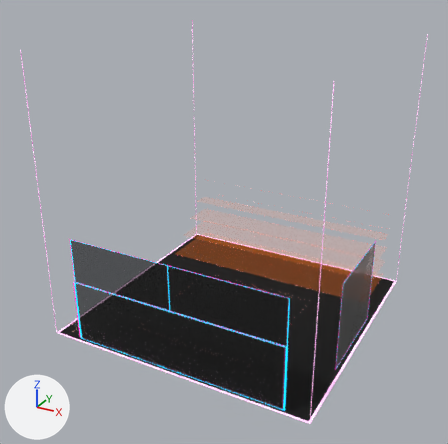
One commit to the glTF model client/models/QUIZZONE.glb: the scene before it, then after it.
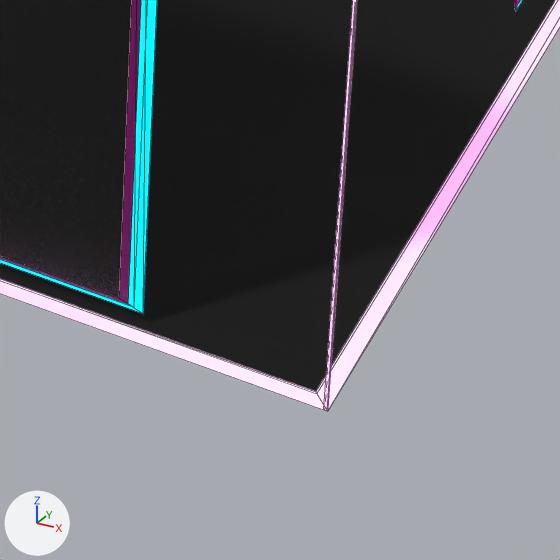
The first picture shows the older version from a 50 mm lens placed at (30.2, -58.2, 39.8), pointed at (-0.3, -2.7, 12.0). The close-ups show both versions on the part from 59% to 76% of the width and 83% to 100% of the height of that picture; other places that the commit changed are outside them. Arrows for +X, +Y and +Z are at lower left; the lights stay in place. The close-ups show mesh edges as thin lines. Objects named as collision shapes, trigger or cutter boxes, shadow casters or lower levels of detail are left out. Where no turn or scale is listed for an object, it has been applied to the vertices. Vertices at the same position are counted once.

Before the edit, the objects in view are built like this:
```python
ob_all = bpy.data.objects.new('ALL', me_plane_001)
ob_all.location = (-13.08, -5.09, 5.92)
ob_all.rotation_euler = (-0.027, 0.0, -1.571)  # degrees (-1.5, 0, -90)
ob_all.scale = (-4.07, -0.496, -2.15)
ob_join_button = bpy.data.objects.new('JOIN_button', me_cube_001)
ob_join_button.location = (-12.68, -14.18, 1.58)
ob_questions = bpy.data.objects.new('Questions', me_plane_009)
ob_questions.location = (3.86, -15.18, 4.44)
```
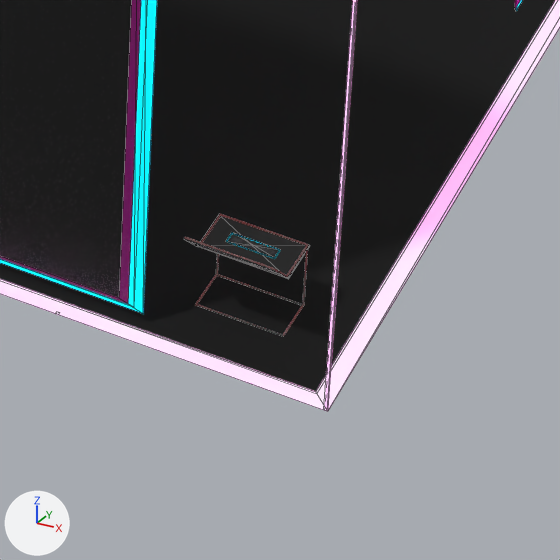
Where the change shows, as pixel boxes [x1, y1, x2, y2] in the close-ups (560 x 560 px):
```json
{"object": "JOIN_button", "change": "reshaped", "after": [226, 233, 280, 259], "on screen": "not visible before"}
{"part": 1, "of": "me_cube_001", "change": "added", "after": [226, 233, 280, 259]}
{"part": 2, "of": "me_cube_001", "change": "added", "after": [227, 233, 279, 258]}
{"part": 3, "of": "me_plane_001", "change": "added", "after": [184, 214, 310, 336], "on screen": "black"}
```

Scene script edits in JSON lines:
```json
{"block": "me_cube_001", "where": "me_cube_001.from_pydata(...)  # 12 vertices, 10 faces; spans x -0.333..0.333, y -0.099..0.096, z -0.352"}
{"block": "me_cube_001", "where": "# used by ob_join_button; location = (-12.68, -14.18, 1.58)"}
{"block": "me_cube_001", "change": "me_cube_001 part 1: the loose piece of 8 vertices spanning x -0.333..0.333, y -0.099..0.096, z -0.352 is copied, and the copy is moved by (26.767, 0.0, 0.0); it spans x 26.435..27.1, y -0.099..0.096, z -0.352"}
{"block": "me_cube_001", "change": "me_cube_001 part 2: the loose piece of 4 vertices spanning x -0.321..0.321, y -0.092..0.089, z -0.352 is copied, and the copy is moved by (26.767, 0.0, 0.0); it spans x 26.447..27.088, y -0.092..0.089, z -0.352"}
{"block": "me_plane_001", "where": "# used by ob_all; location = (-13.08, -5.09, 5.92); rotation_euler = (-0.027, 0.0, -1.571), in degrees (-1.5, 0, -90); scale = (-4.07, -0.496, -2.15)"}
{"op": "remove", "block": "me_plane_001", "code": "me_plane_001.from_pydata(...)  # 215 vertices, 242 faces; spans x -2.6..4.9, y -58.2..4.8, z -12.2..2.6"}
{"op": "add", "block": "me_plane_001", "code": "me_plane_001.from_pydata(...)  # 370 vertices, 414 faces; spans x -2.6..4.9, y -58.2..4.8, z -12.2..2.6"}
{"block": "me_plane_001", "change": "me_plane_001 part 3: 112 vertices added at x -2.4..-2.1, y -56.3..-53.7, z 1.6..2.3"}
```
